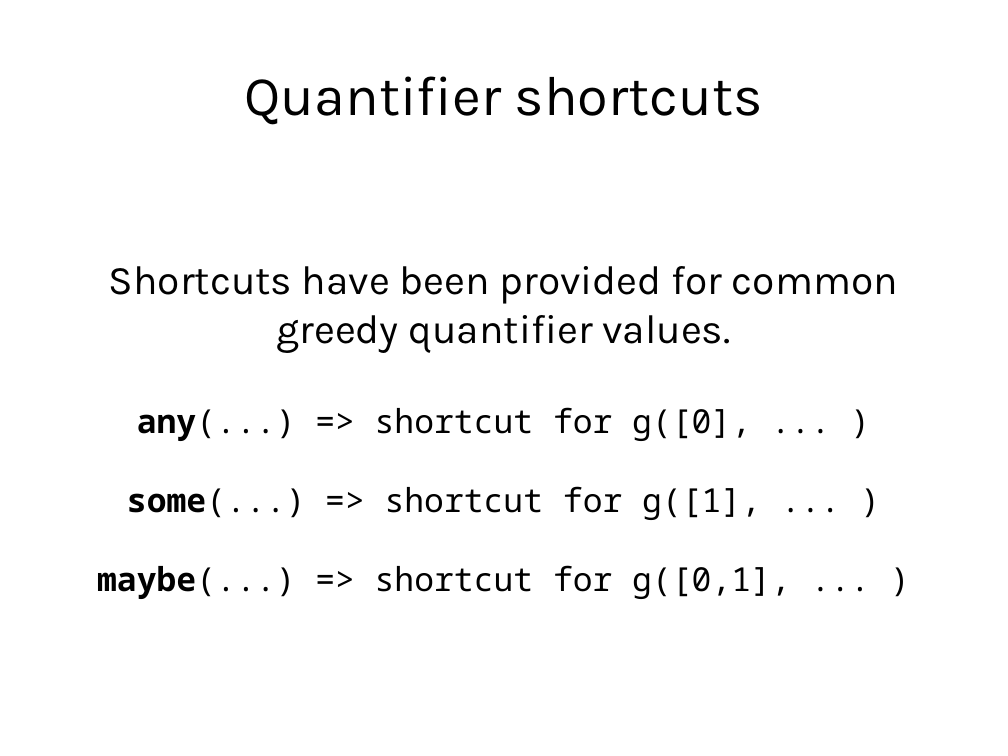
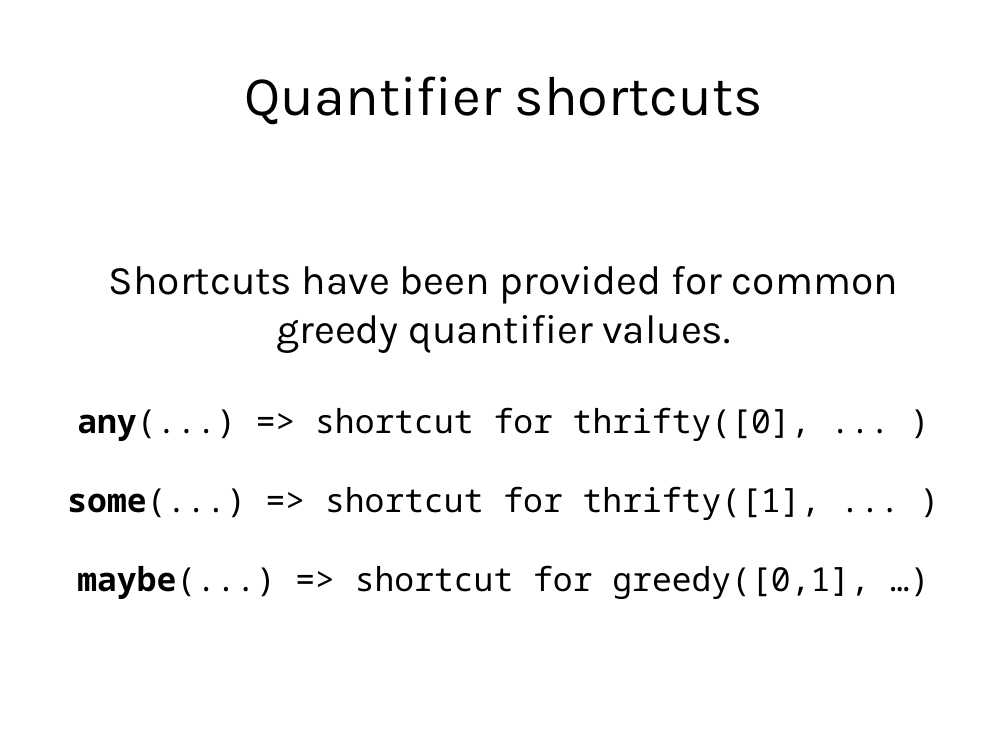
Before and after one commit to gitpan/Parse-Gnaw, a slide deck: slide 28 of slideshow/gnaw_slides.odp. Drawn at 1008x756 pixels with LibreOffice and Linux fonts; fonts in the diff are those of the drawing. Boxes give left, top, right and bottom in pixels: in the first picture for what was removed or moved away, otherwise in the second. Text is boxed around its words. In the diff, an @@ line names an element or a change of style, - is before the commit and + after.

```diff
--- a/slideshow/gnaw_slides.odp
+++ b/slideshow/gnaw_slides.odp
@@ subtitle at bbox=[67, 407, 870, 599]: text changed @@
-any(...) => shortcut for g([0], ... )
-some(...) => shortcut for g([1], ... )
-maybe(...) => shortcut for g([0,1], ... )
+any(...) => shortcut for thrifty([0], ... )
+some(...) => shortcut for thrifty([1], ... )
+maybe(...) => shortcut for greedy([0,1], …)
```
Also in this commit, not shown: 8 other slides changed, 2 slides added, 3 other files.
